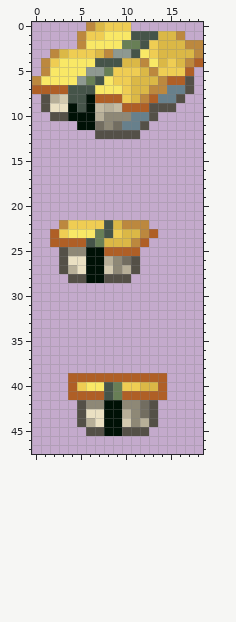
Two states of a pixel-art sprite, Sources/Modules/FoodModule/Items/ModFood/TamakoSushi.png. The picture above is the old version.
The file is 38x96 pixels, drawn in blocks of 2x2; one block is one cell here.
Now the later version:
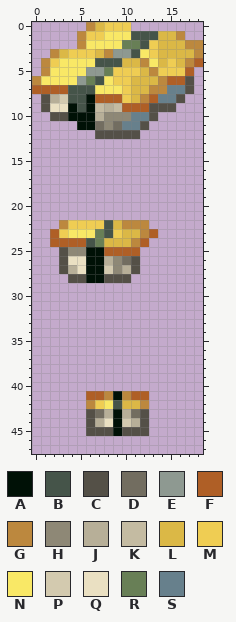
Palette (. is transparent): A #001106  B #455449  C #545047  D #726d60  E #8e9991  F #af5f26  G #bc883e  H #8e8876  J #b7af98  K #c4bba2  L #dbb846  M #efcd53  N #f9e866  P #d3caaf  Q #eae0c2  R #687f56  S #67808c
From old to new:
y 39: x 4..14 FFFFFFFFFFF -> ...........
y 40: x 4..14 FMNNBRMMLLF -> ...........
y 41: x 4..5 FF -> ..; x 8..10 BRF -> GAG; x 13..14 FF -> ..
y 42: x 5..13 CHHAAHHDC -> .GMNBLLG.
y 43: x 5..8 CQQA -> .CDJ; x 11..13 HDC -> DC.
y 44: x 5..8 CJQA -> .CJQ; x 11..13 HJC -> JC.
y 45: x 8 A -> C
Boxes around the changes in both pictures, in picture pixels (x1, y1, x2, y2):
changed: (68, 373, 167, 436)
